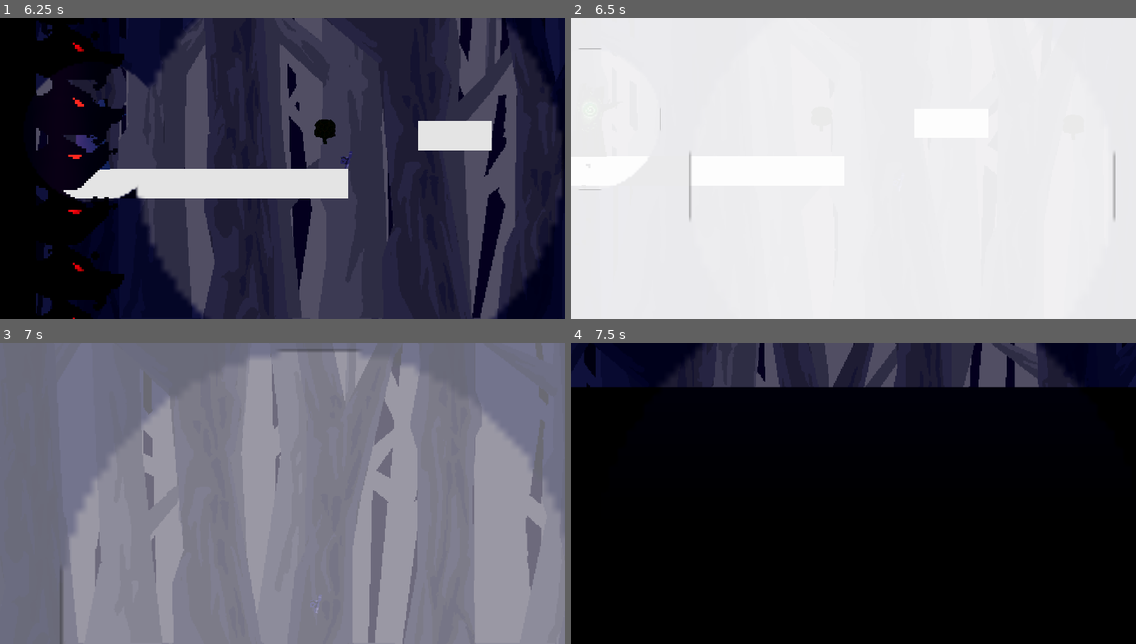
Above: before the commit, frames 1-4 (two rows, left to right).
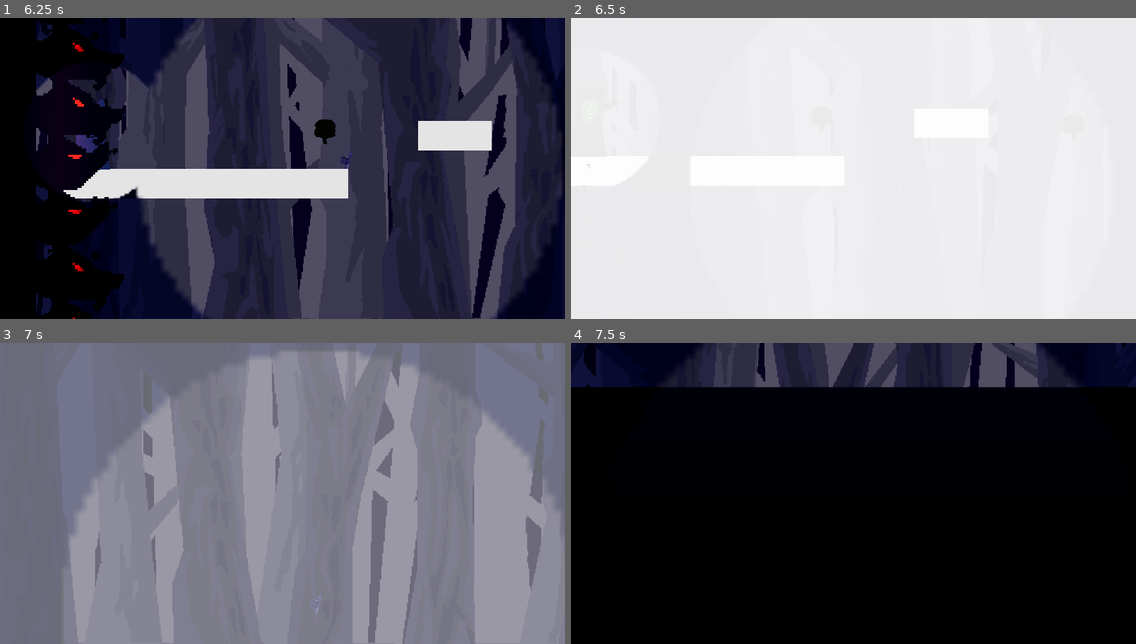
Above: after the commit, the same moments.

Repository: Awesum-Possum/OrbitalGameJam6
Game: Godot game, scene res://initial_scene.tscn
Same seed, same stepped clock (60 frames per second), same inputs: the game is played once before the commit and once after it.
Inputs (mouse positions are in pixels of both pictures, inside the frame that each line leads up to):
- Up to frame 1 (6.25 s): tap Enter (string_released) at 0.5, 1.35, 2.85, 5.1 s; move the mouse to (254, 228) at 0.52 s; hold D (walk_right) 0.53-2.03 s; click (254, 228) at 0.6 s; tap W (jump) at 0.77, 1.52, 3.02, 4.52, 5.27 s; move the mouse to (452, 213) at 1.27 s; move the mouse to (113, 123) at 2.02 s; hold A (walk_left) 2.03-3.5 s; click (113, 123) at 2.1 s; move the mouse to (310, 168) at 2.77 s; click "Restart" at 3.5 s; move the mouse to (197, 93) at 4.27 s; hold A (walk_left) 4.28-5.03 s; click (197, 93) at 4.35 s; move the mouse to (406, 153) at 5.02 s; hold D (walk_right) from 5.03 s (still down); move the mouse to (169, 183) at 5.77 s; click (169, 183) at 5.85 s
- Up to frame 2 (6.5 s): keep holding D (walk_right)
- Up to frame 3 (7 s): keep holding D (walk_right); move the mouse to (339, 427) at 6.52 s; tap Enter (string_released) at 6.6 s; tap W (jump) at 6.77 s
- Up to frame 4 (7.5 s): keep holding D (walk_right); move the mouse to (825, 553) at 7.27 s; click (825, 553) at 7.35 s

Frame 1 is identical in both runs. In frame 2, 0.2% of the frame differs, in the area x 1-97%, y 10-68%; in frame 3, less than 0.1%; in frame 4, nothing differs.

Commit message:
Correct light behavior on hud

Diff:
--- a/light2.tscn
+++ b/light2.tscn
@@ -8,7 +8,6 @@
 scale = Vector2(4.28, 4.28)
 blend_mode = 2
 range_layer_min = -200
-range_layer_max = 200
 shadow_enabled = true
 texture = ExtResource("1_jr0cn")
 script = ExtResource("2_lr4xr")
Not shown: 1 places in light2.tscn that only renumber resources
